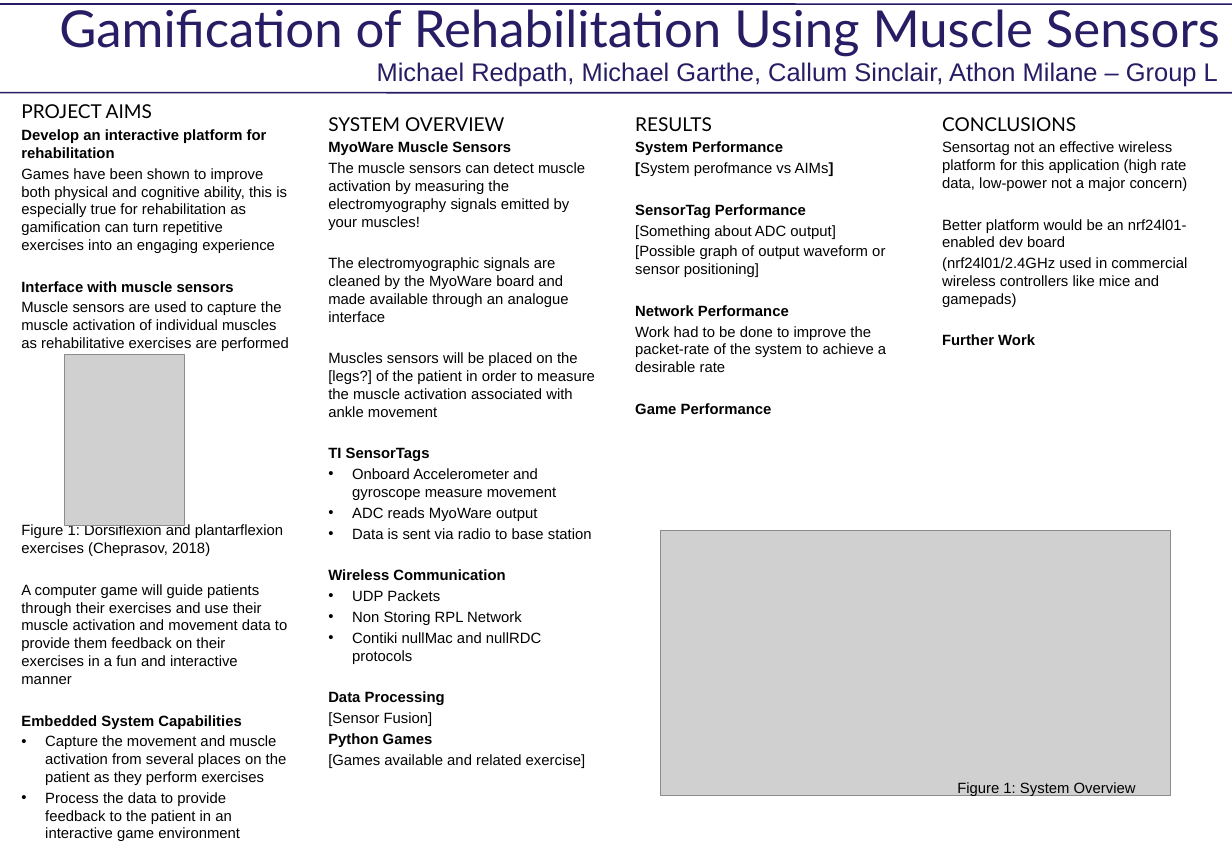
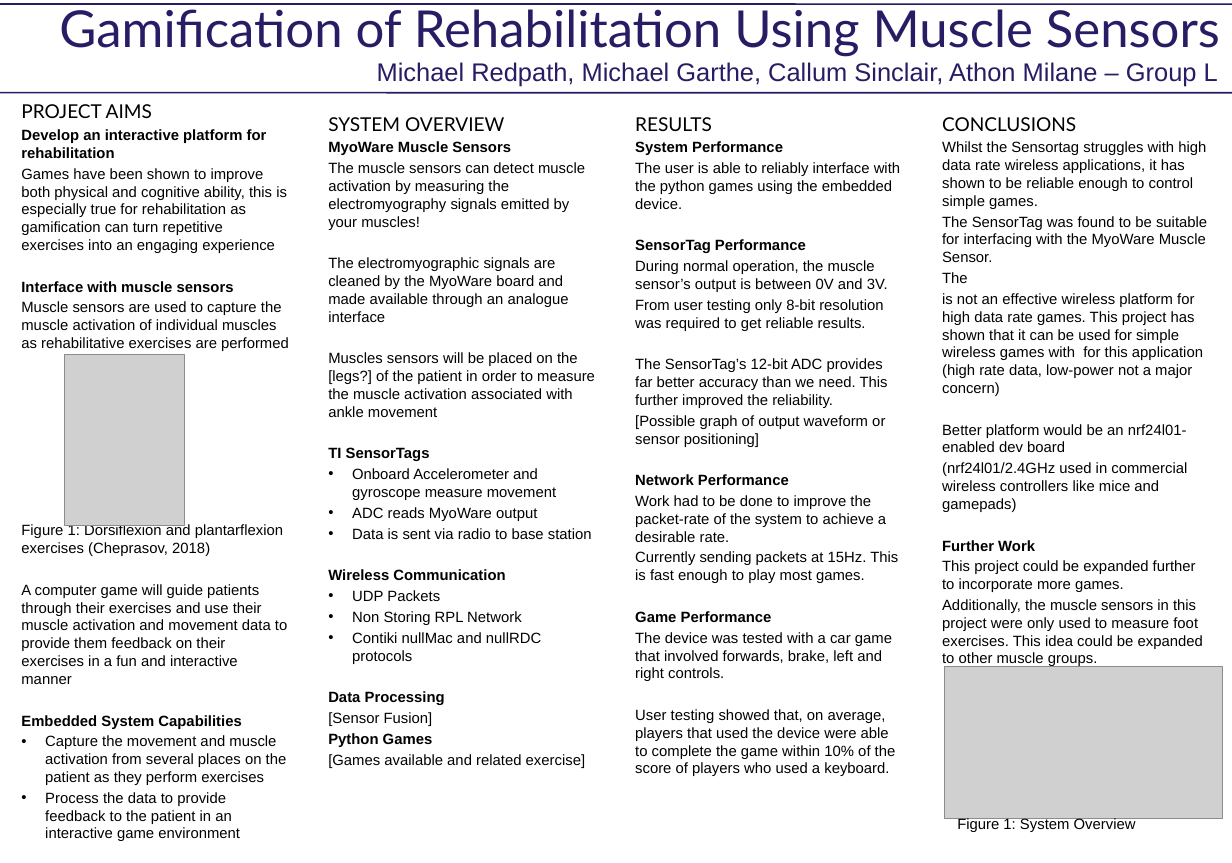
Before and after one commit to Sarrk/myogame, a slide deck: slide 1 of CSSE4011 Poster_Michael.pptx. Drawn at 1232x863 pixels with LibreOffice and Linux fonts; fonts in the diff are those of the drawing; grey boxes stand for pictures. Boxes give left, top, right and bottom in pixels: in the first picture for what was removed or moved away, otherwise in the second. Text is boxed around its words. In the diff, an @@ line names an element or a change of style, - is before the commit and + after.

Commit message:
Poster text completed

```diff
--- a/CSSE4011 Poster_Michael.pptx
+++ b/CSSE4011 Poster_Michael.pptx
@@ text at (942, 141, 1207, 396): text changed @@
-Sensortag not an effective wireless platform for this application (high rate data, low-power not a major concern)
+Whilst the Sensortag struggles with high data rate wireless applications, it has shown to be reliable enough to control simple games.
+The SensorTag was found to be suitable for interfacing with the MyoWare Muscle Sensor.
+The
+is not an effective wireless platform for high data rate games. This project has shown that it can be used for simple wireless games with for this application (high rate data, low-power not a major concern)
@@ text at (635, 162, 900, 209): text changed @@
-[System perofmance vs AIMs]
+The user is able to reliably interface with the python games using the embedded device.
@@ text at (635, 260, 888, 408): text changed @@
-[Something about ADC output]
+During normal operation, the muscle sensor’s output is between 0V and 3V.
+From user testing only 8-bit resolution was required to get reliable results.
+The SensorTag’s 12-bit ADC provides far better accuracy than we need. This further improved the reliability.
@@ text at (635, 495, 898, 583): text changed @@
-Work had to be done to improve the packet-rate of the system to achieve a desirable rate
+Work had to be done to improve the packet-rate of the system to achieve a desirable rate.
+Currently sending packets at 15Hz. This is fast enough to play most games.
@@ text at (942, 560, 1203, 668): paragraphs added @@
+This project could be expanded further to incorporate more games.
+Additionally, the muscle sensors in this project were only used to measure foot exercises. This idea could be expanded to other muscle groups.
@@ text at (635, 632, 896, 776): paragraphs added @@
+The device was tested with a car game that involved forwards, brake, left and right controls.
+User testing showed that, on average, players that used the device were able to complete the game within 10% of the score of players who used a keyboard.
@@ picture: place and size @@
-picture at (660, 531, 1171, 795)
+picture at (944, 666, 1222, 818)
@@ text "Figure 1: System Overview": place and size @@
-text "Figure 1: System Overview" at (957, 782, 1136, 797)
+text "Figure 1: System Overview" at (957, 817, 1136, 832)
```
